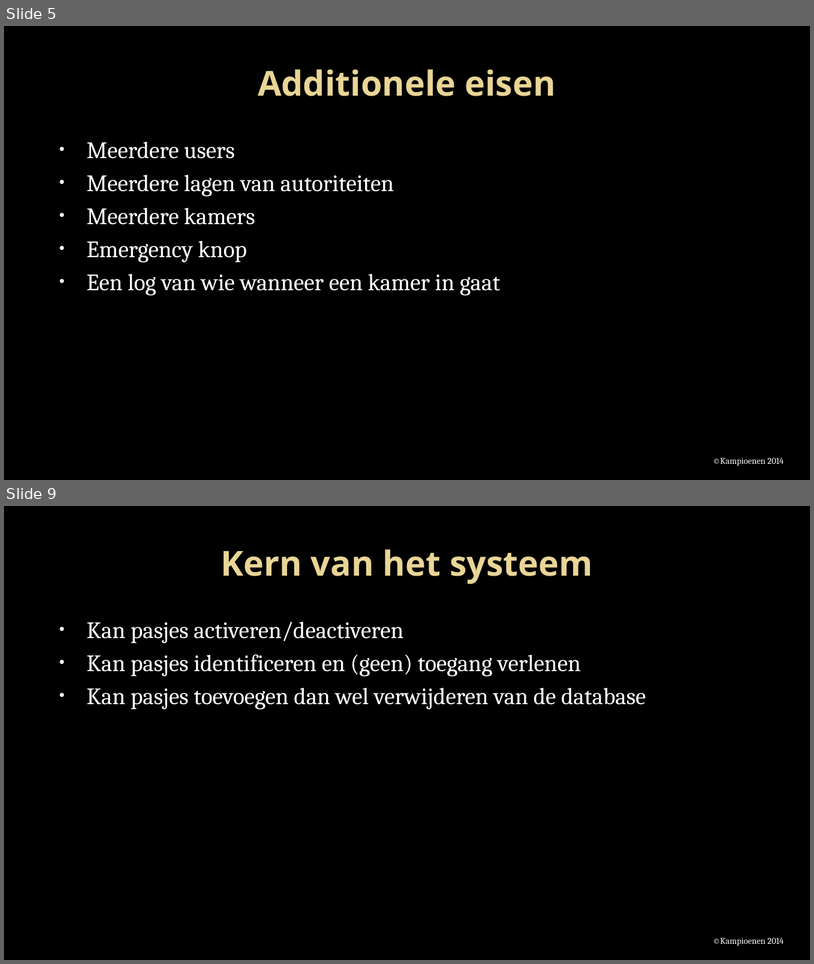
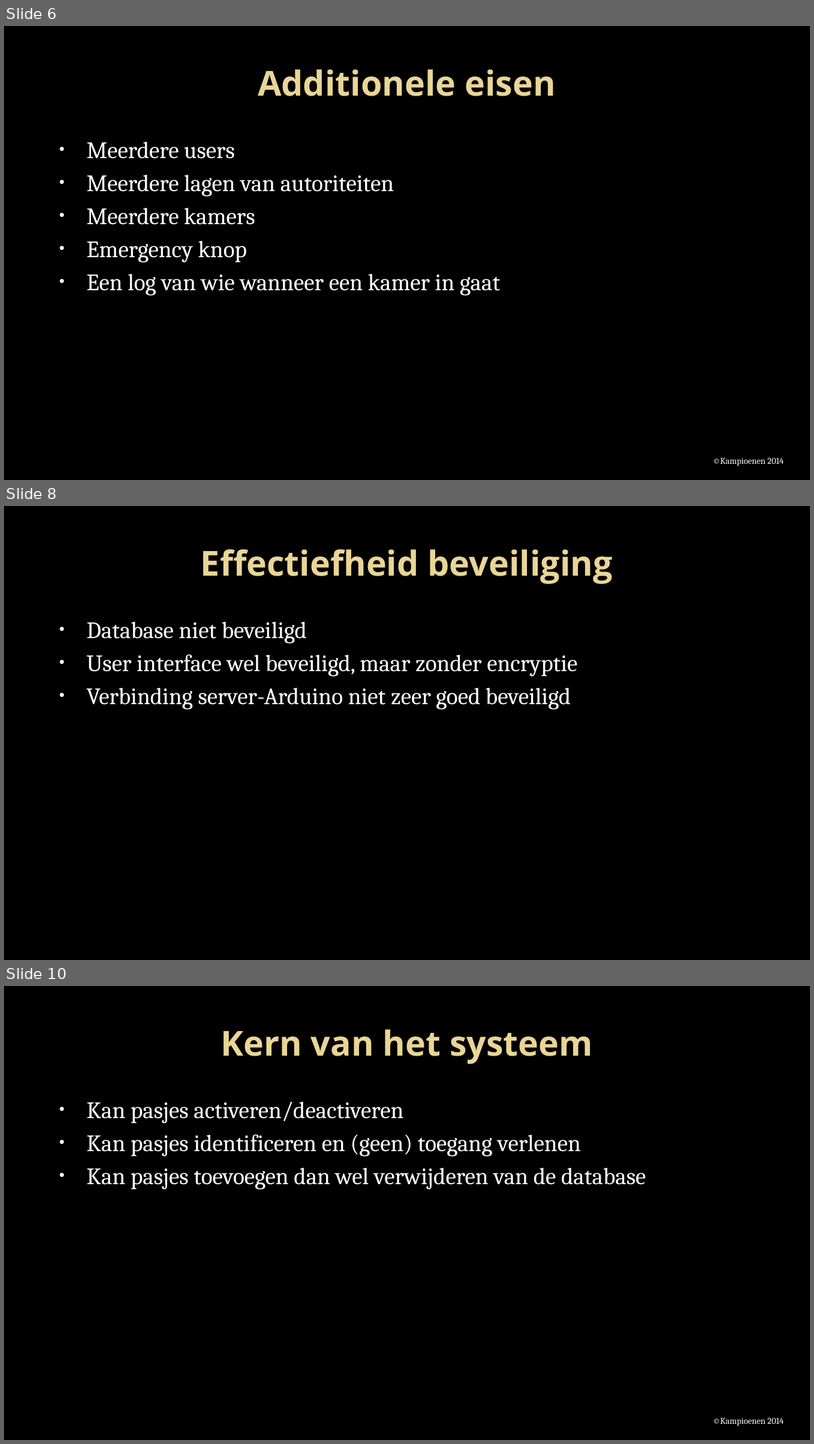
Before and after one commit to Projectgroep-18/Beveiligde-Pasjes, a slide deck: presentatie/Project beveiligde pasjes.pptx. Shown one above the other, each under a label of ours: slides 5 and 9 before the commit, slides 6, 8 and 10 after it; the slides between them are not shown. The pictures are 814x964 and 814x1444 pixels, drawn with LibreOffice and Linux fonts; fonts in the diff are those of the drawing; background and template pictures are left out. Boxes give left, top, right and bottom in pixels: in the first picture for what was removed or moved away, otherwise in the second. Text is boxed around its words. In the diff, an @@ line names an element or a change of style, - is before the commit and + after.

```diff
--- a/presentatie/Project beveiligde pasjes.pptx
+++ b/presentatie/Project beveiligde pasjes.pptx
@@ slide 8 added at bbox=[4, 506, 810, 960], background picture (left out) @@
@@ title added at bbox=[201, 549, 613, 584], 41 pt, text gradient #EAD696 to #E7D081, bold @@
+Effectiefheid beveiliging
@@ text added at bbox=[87, 621, 578, 709], 28 pt, text #FFFFFF @@
+• Database niet beveiligd
+• User interface wel beveiligd, maar zonder encryptie
+• Verbinding server-Arduino niet zeer goed beveiligd
@@ what was slide 5 is now slide 6 @@
@@ what was slide 9 is now slide 10 @@
```
Also in this commit, not shown: 6 slides changed, 1 other slide added, 1 slide removed.
